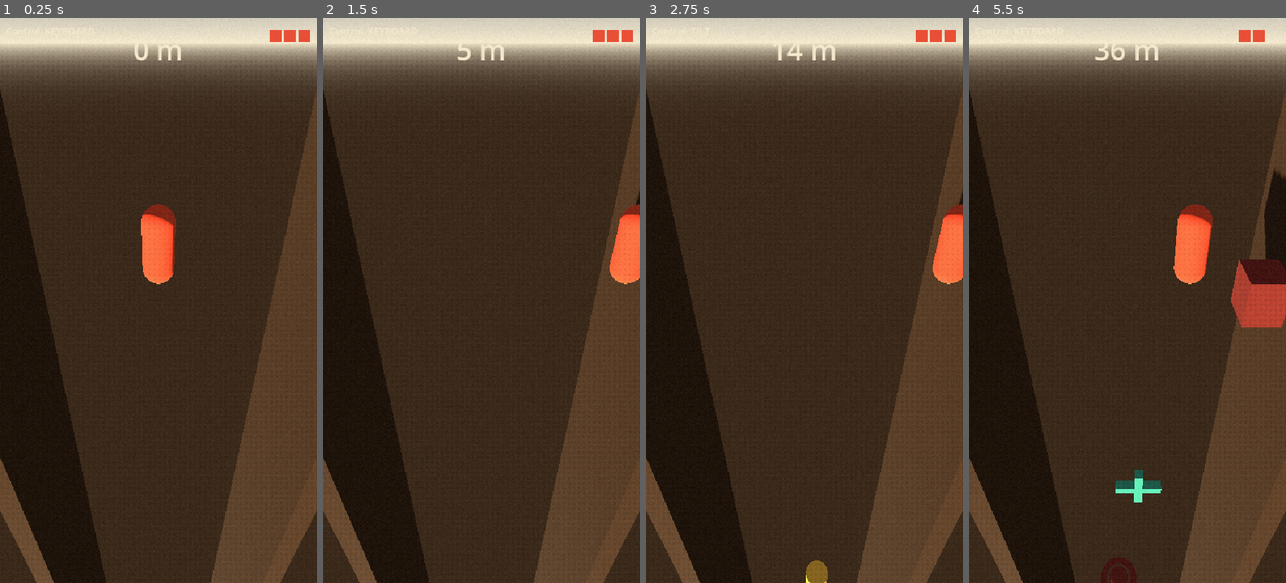
Above: before the commit, frames 1-4 (left to right).
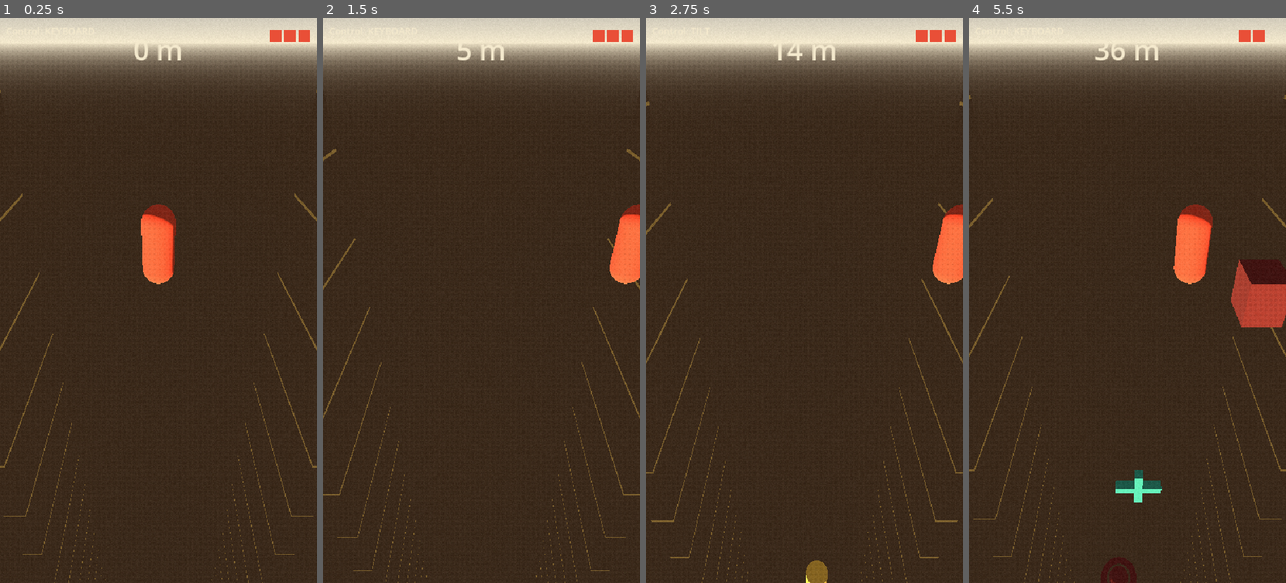
Above: after the commit, the same moments.

Repository: quvntvn/Hyperdive
Game: Godot game, scene res://scenes/game/main_game.tscn
Same seed, same stepped clock (60 frames per second), same inputs: the game is played once before the commit and once after it.
Inputs (mouse positions are in pixels of both pictures, inside the frame that each line leads up to):
- Up to frame 1 (0.25 s): no input
- Up to frame 2 (1.5 s): tap Enter at 0.5 s; move the mouse to (551, 272) at 0.52 s; hold D (move_right) 0.53-1.25 s; tap 1 at 0.6 s; click (551, 272) at 0.67 s; drag from (418, 328) to (465, 413) at 1.27 s
- Up to frame 3 (2.75 s): move the mouse to (836, 176) at 2.02 s; hold D (move_right) from 2.03 s (still down); tap 3 at 2.1 s
- Up to frame 4 (5.5 s): release D (move_right) at 2.75 s; drag from (1111, 413) to (1032, 215) at 2.77 s; move the mouse to (1222, 385) at 3.52 s; hold A (move_left) 3.53-4.25 s; tap 2 at 3.6 s; drag from (1032, 215) to (1079, 159) at 4.27 s; move the mouse to (1143, 300) at 5.02 s; hold A (move_left) from 5.03 s (still down); tap 1 at 5.1 s; click (1143, 300) at 5.17 s

The runs differ from the first frame. In frame 1, 28% of the frame differs, in the area x 0-100%, y 12-100%; in frame 2, 27%; in frame 3, 27%; in frame 4, 26%.

Commit message:
feat(art): application du shader wall_pattern aux murs du couloir

Diff:
--- a/hyperdive/scenes/gameplay/corridor_walls.tscn
+++ b/hyperdive/scenes/gameplay/corridor_walls.tscn
@@ -1,13 +1,17 @@
-[gd_scene load_steps=5 format=3]
+[gd_scene load_steps=6 format=3]
 
 [ext_resource type="Script" path="res://scripts/gameplay/corridor_walls.gd" id="Script_1"]
+[ext_resource type="Shader" path="res://assets/shaders/wall_pattern.gdshader" id="Shader_1"]
 
-[sub_resource type="StandardMaterial3D" id="WallMat_1"]
-shading_mode = 1
-albedo_color = Color(0.239, 0.173, 0.118, 1)
+[sub_resource type="ShaderMaterial" id="ShaderMat_1"]
+shader = ExtResource("Shader_1")
+shader_parameter/wall_color = Color(0.239, 0.173, 0.118, 1)
+shader_parameter/line_color = Color(0.949, 0.757, 0.306, 1)
+shader_parameter/line_spacing = 2.0
+shader_parameter/line_thickness = 0.06
+shader_parameter/line_alpha = 0.35
 
 [sub_resource type="BoxMesh" id="WallMesh_1"]
-material = SubResource("WallMat_1")
 size = Vector3(0.5, 200.0, 4.0)
 
 [sub_resource type="BoxShape3D" id="WallShape_1"]
@@ -21,6 +25,7 @@
 
 [node name="MeshInstance3D" type="MeshInstance3D" parent="LeftWall"]
 mesh = SubResource("WallMesh_1")
+material_override = SubResource("ShaderMat_1")
 
 [node name="CollisionShape3D" type="CollisionShape3D" parent="LeftWall"]
 shape = SubResource("WallShape_1")
@@ -30,6 +35,7 @@
 
 [node name="MeshInstance3D" type="MeshInstance3D" parent="RightWall"]
 mesh = SubResource("WallMesh_1")
+material_override = SubResource("ShaderMat_1")
 
 [node name="CollisionShape3D" type="CollisionShape3D" parent="RightWall"]
 shape = SubResource("WallShape_1")
